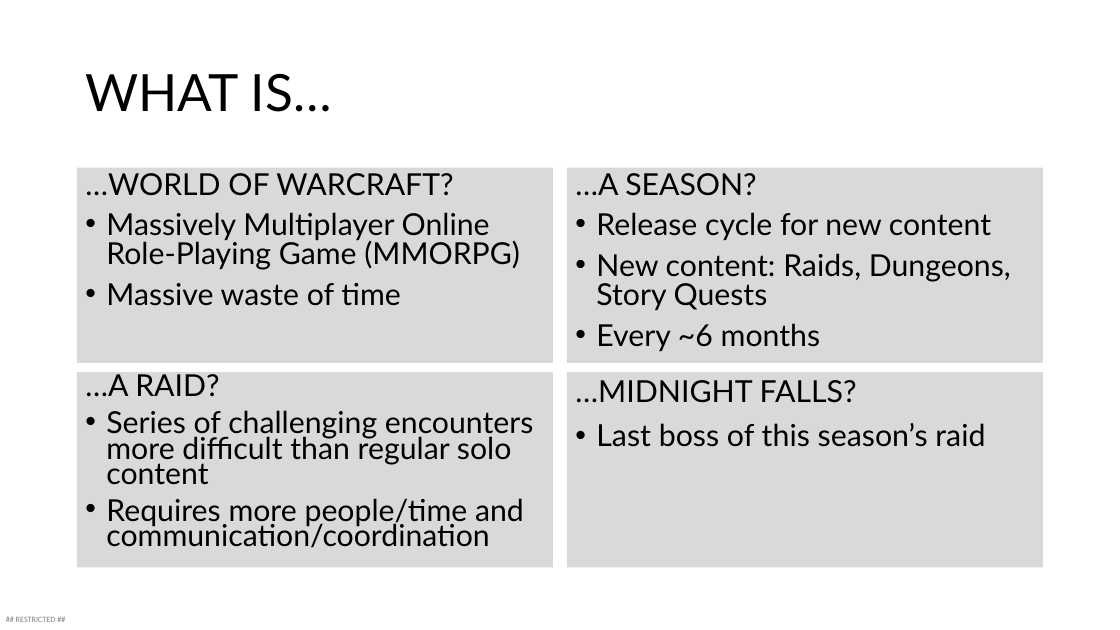
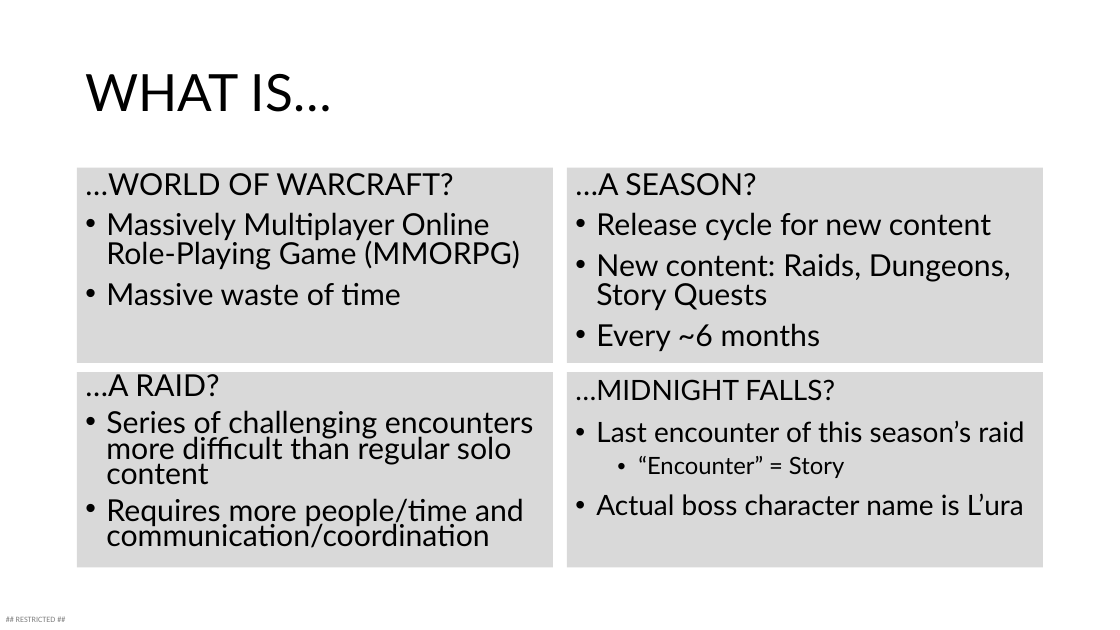
Before and after one commit to kuehbiko/test1, a slide deck: slide 3 of loora.pptx. Drawn at 1120x630 pixels with LibreOffice and Linux fonts; fonts in the diff are those of the drawing. Boxes give left, top, right and bottom in pixels: in the first picture for what was removed or moved away, otherwise in the second. Text is boxed around its words. In the diff, an @@ line names an element or a change of style, - is before the commit and + after.

```diff
--- a/loora.pptx
+++ b/loora.pptx
@@ text in rectangle at box(575, 379, 835, 401): size 26 to 24.1 pt in "…MIDNIGHT FALLS?" @@
@@ text in rectangle at box(596, 421, 1024, 516): text changed; size 26 to 24.1 pt @@
-• Last boss of this season’s raid
+• Last encounter of this season’s raid
+  • “Encounter” = Story
+• Actual boss character name is L’ura
```
Also in this commit, not shown: 13 other slides changed, 4 slides added, 5 slides removed.
